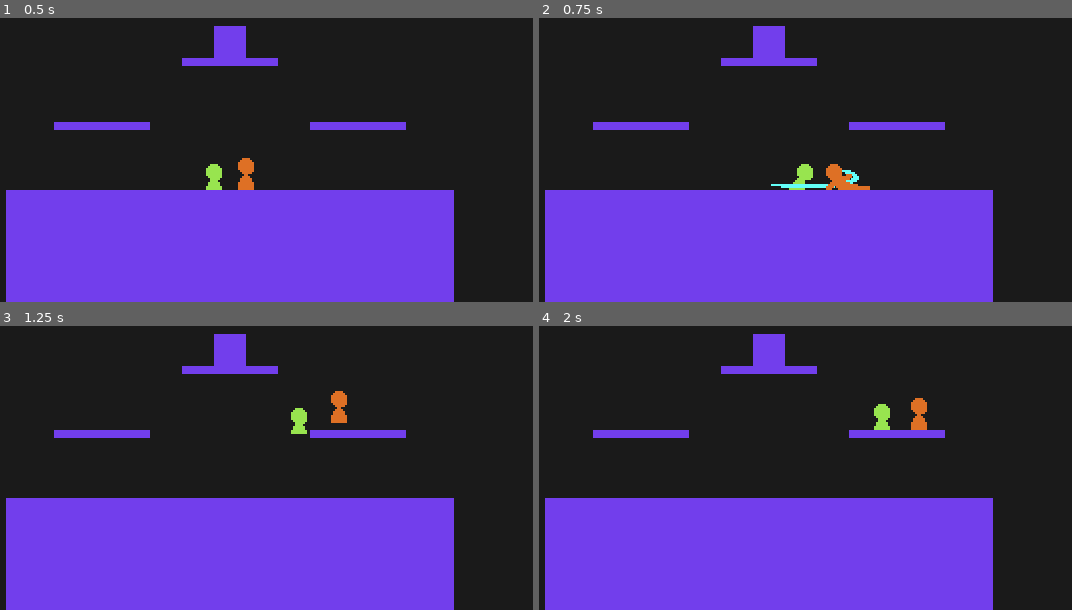
Above: before the commit, frames 1-4 (two rows, left to right).
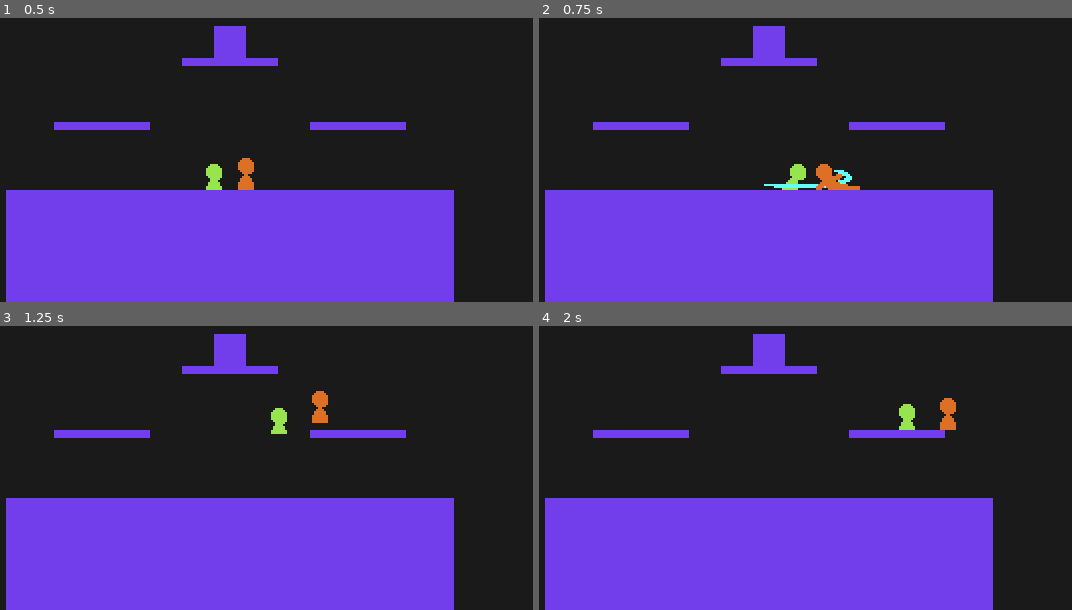
Above: after the commit, the same moments.

Repository: youssefevan/platform-fighter
Game: Godot game, scene res://World.tscn
The game is run twice, just before and just after one commit, with the same random seed, the same clock (stepped at 60 frames per second) and the same inputs.
Inputs:
- Up to frame 1 (0.5 s): no input
- Up to frame 2 (0.75 s): tap Enter at 0.5 s; hold Right (right) from 0.53 s (still down); tap X (attack) at 0.6 s
- Up to frame 3 (1.25 s): keep holding Right (right); tap Z (jump) at 0.77 s
- Up to frame 4 (2 s): keep holding Right (right); tap X (attack) at 1.35 s; tap Z (jump) at 1.52 s

Frame 1 is identical in both runs. In frame 2, 0.6% of the frame differs, in the area x 42-63%, y 51-61%; in frame 3, 1.0%, in the area x 50-66%, y 22-39%; in frame 4, 1.0%.

Commit message:
Velocity changes to hitstun

Diff:
--- a/PlatformFighter/Scripts/CharacterBase/States/hitstun.gd
+++ b/PlatformFighter/Scripts/CharacterBase/States/hitstun.gd
@@ -42,9 +42,9 @@
 		pass
 
 	if char_base.is_on_floor():
-		velocity.x = lerp(velocity.x, 0, 3 * delta)
+		char_base.velocity.x = lerp(char_base.velocity.x, 0, char_base.ground_friction * delta) # slow to stop
 	else:
-		velocity.x = lerp(velocity.x, 0, 1 * delta)
+		char_base.velocity.x = lerp(char_base.velocity.x, 0, char_base.air_friction * delta)
 
 	velocity = char_base.move_and_slide(velocity, Vector2.UP)
 
